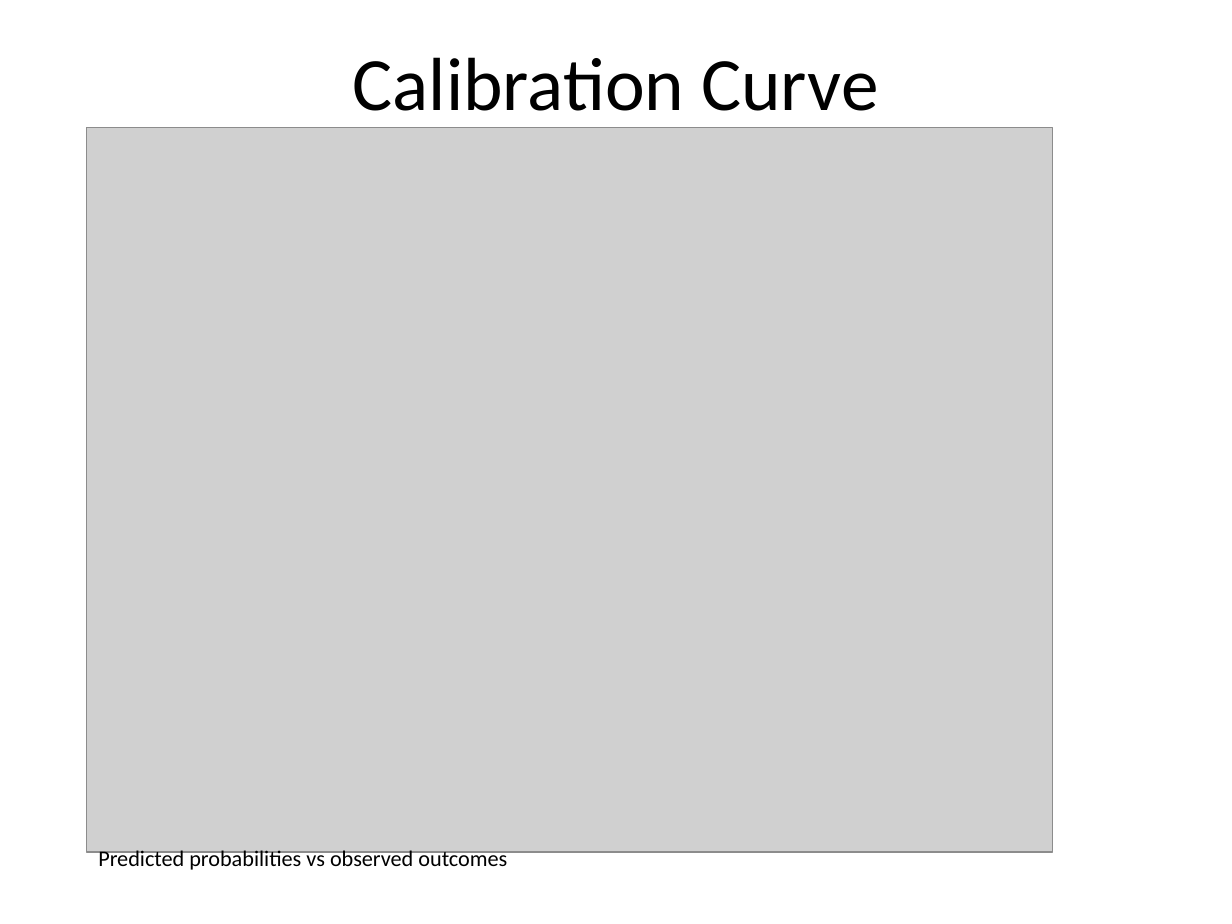
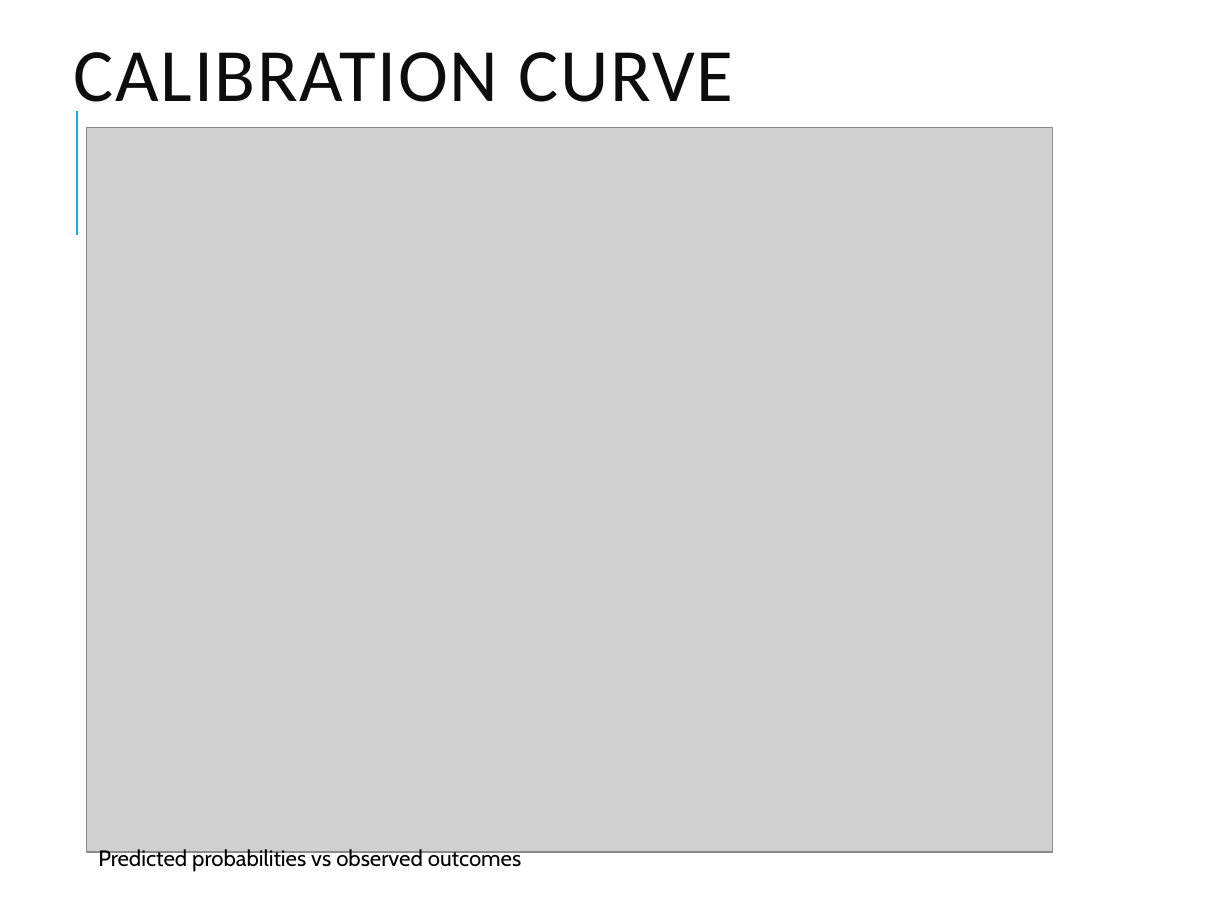
Before and after one commit to syedmaax/Intrusion-Detection, a slide deck: slide 8 of Professor_Review_IDS.pptx. Drawn at 1232x924 pixels with LibreOffice and Linux fonts; fonts in the diff are those of the drawing; grey boxes stand for pictures. Boxes give left, top, right and bottom in pixels: in the first picture for what was removed or moved away, otherwise in the second. Text is boxed around its words. In the diff, an @@ line names an element or a change of style, - is before the commit and + after.

```diff
--- a/Professor_Review_IDS.pptx
+++ b/Professor_Review_IDS.pptx
@@ title at (x1=74, y1=52, x2=733, y2=119): text changed; text colour #000000 to #0D0D0D @@
-Calibration Curve
+CALIBRATION CURVE
@@ line added from (76, 234) to (76, 111), #1CADE4 1.5 pt @@
@@ text "Predicted probabilities vs observed outcomes" at (x1=98, y1=849, x2=521, y2=872): font Calibri to Cabin @@
```
Also in this commit, not shown: 8 other slides changed, 16 other files.
